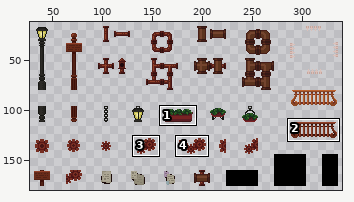
Two states of a sprite sheet, Assets/Art/World/Tilemaps/SteamCity/Props/Steamcity Props.png. The picture above shows the old version from afar; the outline marks the close-up.
Close-up. The starting point:
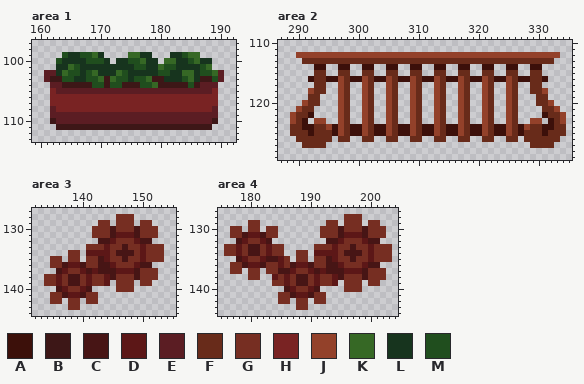
The file is 480x270 pixels. Colours within 5 levels of each other are drawn and written as one. Shown: area 1: x 159..192, y 97..113; area 2: x 287..335, y 110..129; area 3: x 132..155, y 127..144; area 4: x 175..204, y 127..144. The wide view leaves out empty margins. The commit also changed other parts of the picture, which this record leaves out.
Palette (. is transparent): A #3c100a  B #3d1717  C #471515  D #5c1717  E #5b1d23  F #682b1a  G #762e22  H #792323  J #93412a  K #366825  L #17341e  M #204e1e
After:
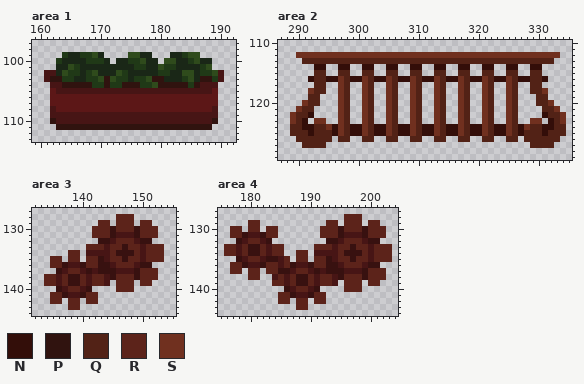
Colours new in this view: N #330e09  P #30130f  Q #522216  R #5c231a  S #70301f
Diff:
@@ palette @@
-C #471515
+C #381110
-D #5c1717
+D #471515
-H #792323
+H #5c1717
-K #366825
+K #2f4b1c
-L #17341e
+L #1a2717
-M #204e1e
+M #203917
--- area 1
@@ x 159..192 @@
 101 ....LLKMLLLLLLLLLMMLLKMMLLLLMK....
-102 ..EELKMMLMKLLLKMLLLLLMMLLKKLMMKE..
-103 ..EBBMMLLMMKBKMMLMMKBBLLLMKLBBME..
-104 ...EEBBBBBMMBMMBBBMMKBBBBBMBEEE...
-105 ...HEEEEEEEEEEEEEEEEEEEEEEEEEEH...
+102 ..DDLKMMLMKLLLKMLLLLLMMLLKKLMMKD..
+103 ..DPPMMLLMMKPKMMLMMKPPLLLMKLPPMD..
+104 ...DDPPPPPMMPMMPPPMMKPPPPPMPDDD...
+105 ...HDDDDDDDDDDDDDDDDDDDDDDDDDDH...
 106 ...HHHHHHHHHHHHHHHHHHHHHHHHHHHH...
 107 ...HHHHHHHHHHHHHHHHHHHHHHHHHHHH...
-108 ...EHHHHHHHHHHHHHHHHHHHHHHHHHHE...
-109 ...EEEEEEEEEEEEEEEEEEEEEEEEEEEE...
-110 ...BEEEEEEEEEEEEEEEEEEEEEEEEEEB...
-111 ....BBBBBBBBBBBBBBBBBBBBBBBBBB....
+108 ...DHHHHHHHHHHHHHHHHHHHHHHHHHHD...
+109 ...DDDDDDDDDDDDDDDDDDDDDDDDDDDD...
+110 ...PDDDDDDDDDDDDDDDDDDDDDDDDDDP...
+111 ....PPPPPPPPPPPPPPPPPPPPPPPPPP....
 112 ..................................
--- area 2
@@ x 287..335 @@
 111 .................................................
-112 ...JJJJJJJJJJJJJJJJJJJJJJJJJJJJJJJJJJJJJJJJJJJJ..
-113 ....FFFFFFFFFFFFFFFFFFFFFFFFFFFFFFFFFFFFFFFFFF...
-114 ......AA..AA..AA..AA..AA..AA..AA..AA..AA..AA.....
-115 ......FF..FF..FF..FF..FF..FF..FF..FF..FF..FF.....
-116 .....AFFAAJFAAJFAAJFAAJFAAJFAAJFAAJFAAJFAAFFA....
-117 ......FF..JF..JF..JF..JF..JF..JF..JF..JF..FF.....
-118 .....JFF..JF..JF..JF..JF..JF..JF..JF..JF..FFJ....
-119 .....FF...JF..JF..JF..JF..JF..JF..JF..JF...FF....
-120 ....JFF...JF..JF..JF..JF..JF..JF..JF..JF...FFJ...
-121 ...JFF....JF..JF..JF..JF..JF..JF..JF..JF....FFJ..
-122 ..JFFA....JF..JF..JF..JF..JF..JF..JF..JF....AFFJ.
-123 ..JFA.JJ..JF..JF..JF..JF..JF..JF..JF..JF..JJ.AFJ.
-124 ..FFAAFFJAJFAAJFAAJFAAJFAAJFAAJFAAJFAAJFAJFFAAFF.
-125 ..FFFAFFFAJFAAJFAAJFAAJFAAJFAAJFAAJFAAJFAFFFAFFF.
-126 ...FFFFFF.FF..FF..FF..FF..FF..FF..FF..FF.FFFFFF..
-127 ....FFFF..................................FFFF...
+112 ...SSSSSSSSSSSSSSSSSSSSSSSSSSSSSSSSSSSSSSSSSSSS..
+113 ....QQQQQQQQQQQQQQQQQQQQQQQQQQQQQQQQQQQQQQQQQQ...
+114 ......NN..NN..NN..NN..NN..NN..NN..NN..NN..NN.....
+115 ......QQ..QQ..QQ..QQ..QQ..QQ..QQ..QQ..QQ..QQ.....
+116 .....NQQNNSQNNSQNNSQNNSQNNSQNNSQNNSQNNSQNNQQN....
+117 ......QQ..SQ..SQ..SQ..SQ..SQ..SQ..SQ..SQ..QQ.....
+118 .....SQQ..SQ..SQ..SQ..SQ..SQ..SQ..SQ..SQ..QQS....
+119 .....QQ...SQ..SQ..SQ..SQ..SQ..SQ..SQ..SQ...QQ....
+120 ....SQQ...SQ..SQ..SQ..SQ..SQ..SQ..SQ..SQ...QQS...
+121 ...SQQ....SQ..SQ..SQ..SQ..SQ..SQ..SQ..SQ....QQS..
+122 ..SQQN....SQ..SQ..SQ..SQ..SQ..SQ..SQ..SQ....NQQS.
+123 ..SQN.SS..SQ..SQ..SQ..SQ..SQ..SQ..SQ..SQ..SS.NQS.
+124 ..QQNNQQSNSQNNSQNNSQNNSQNNSQNNSQNNSQNNSQNSQQNNQQ.
+125 ..QQQNQQQNSQNNSQNNSQNNSQNNSQNNSQNNSQNNSQNQQQNQQQ.
+126 ...QQQQQQ.QQ..QQ..QQ..QQ..QQ..QQ..QQ..QQ.QQQQQQ..
+127 ....QQQQ..................................QQQQ...
 128 .................................................
--- area 3
@@ x 132..155 @@
 127 ........................
-128 ..............GGG.......
-129 ...........GG.GGG.GG....
-130 ..........GGGCGGGCGGG...
-131 ..........GGGCDDDCGGG...
-132 ...........CCDGGGDCC....
-133 .........GGGDGGCGGDGGG..
-134 ......GG.DDDDGCCCGDGGG..
-135 ...GG.GG.GGCDGGCGGDGGG..
-136 ...GGCDDCGGCCDGGGDCC....
-137 ....CDGGDCDCCCDDDCGGG...
-138 ..GGDGCCGDGGDCGGGCGGG...
-139 ..GGDGCCGDGGD.GGG.GG....
-140 ....CDGGDC....GGG.......
-141 ...GGCDDCGG.............
-142 ...GG.GG.GG.............
-143 ......GG................
+128 ..............RRR.......
+129 ...........RR.RRR.RR....
+130 ..........RRRCRRRCRRR...
+131 ..........RRRCDDDCRRR...
+132 ...........CCDRRRDCC....
+133 .........RRRDRRCRRDRRR..
+134 ......RR.DDDDRCCCRDRRR..
+135 ...RR.RR.RRCDRRCRRDRRR..
+136 ...RRCDDCRRCCDRRRDCC....
+137 ....CDRRDCDCCCDDDCRRR...
+138 ..RRDRCCRDRRDCRRRCRRR...
+139 ..RRDRCCRDRRD.RRR.RR....
+140 ....CDRRDC....RRR.......
+141 ...RRCDDCRR.............
+142 ...RR.RR.RR.............
+143 ......RR................
 144 ........................
--- area 4
@@ x 175..204 @@
 127 ..............................
-128 .....................GGG......
-129 .....GG...........GG.GGG.GG...
-130 ..GG.GG.GG.......GGGCGGGCGGG..
-131 ..GGCDDCGG.......GGGCDDDCGGG..
-132 ...CDGGDC.........CCDGGGDCC...
-133 .GGDGCCGDGG.....GGGDGGCGGDGGG.
-134 .GGDGCCGDGG..GG.DDDDGCCCGDGGG.
-135 ...CDGGDCCDG.GG.GGCDGGCGGDGGG.
-136 ..GGCDDCGGDGCDDCGGCCDGGGDCC...
-137 ..GG.GG.GGCCDGGDCDCCCDDDCGGG..
-138 .....GG..DGDGCCGDGGDCGGGCGGG..
-139 .........GGDGCCGDGGD.GGG.GG...
-140 ...........CDGGDC....GGG......
-141 ..........GGCDDCGG............
-142 ..........GG.GG.GG............
-143 .............GG...............
+128 .....................RRR......
+129 .....RR...........RR.RRR.RR...
+130 ..RR.RR.RR.......RRRCRRRCRRR..
+131 ..RRCDDCRR.......RRRCDDDCRRR..
+132 ...CDRRDC.........CCDRRRDCC...
+133 .RRDRCCRDRR.....RRRDRRCRRDRRR.
+134 .RRDRCCRDRR..RR.DDDDRCCCRDRRR.
+135 ...CDRRDCCDR.RR.RRCDRRCRRDRRR.
+136 ..RRCDDCRRDRCDDCRRCCDRRRDCC...
+137 ..RR.RR.RRCCDRRDCDCCCDDDCRRR..
+138 .....RR..DRDRCCRDRRDCRRRCRRR..
+139 .........RRDRCCRDRRD.RRR.RR...
+140 ...........CDRRDC....RRR......
+141 ..........RRCDDCRR............
+142 ..........RR.RR.RR............
+143 .............RR...............
 144 ..............................
